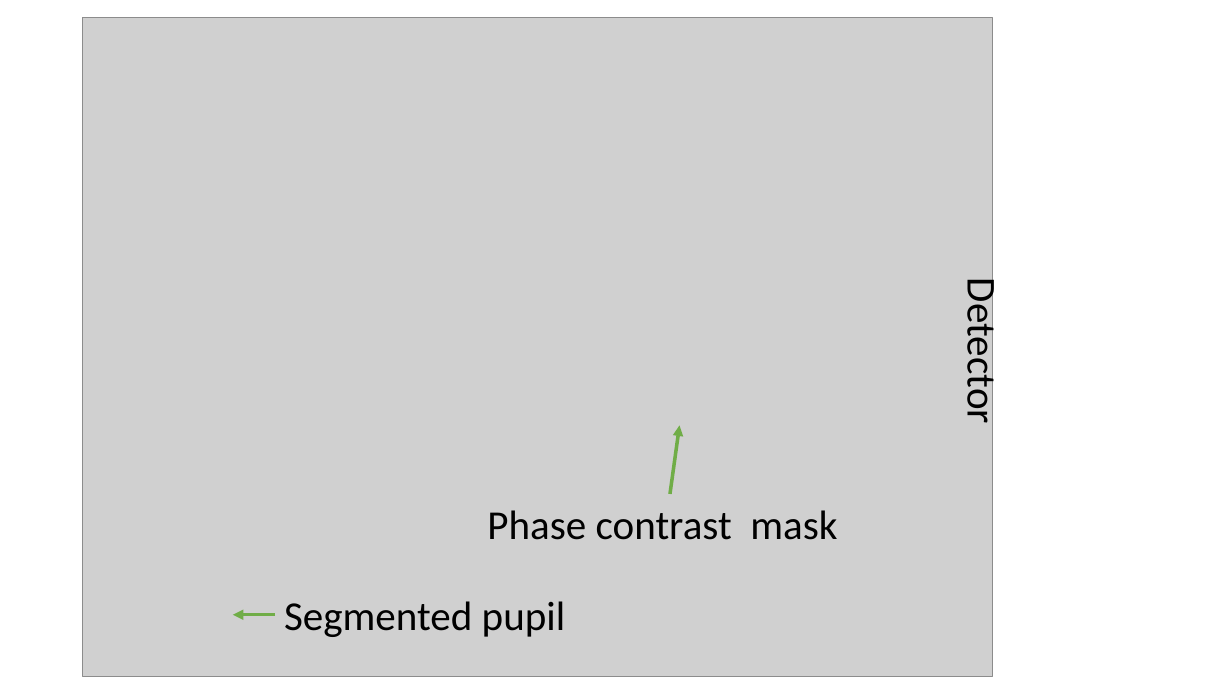
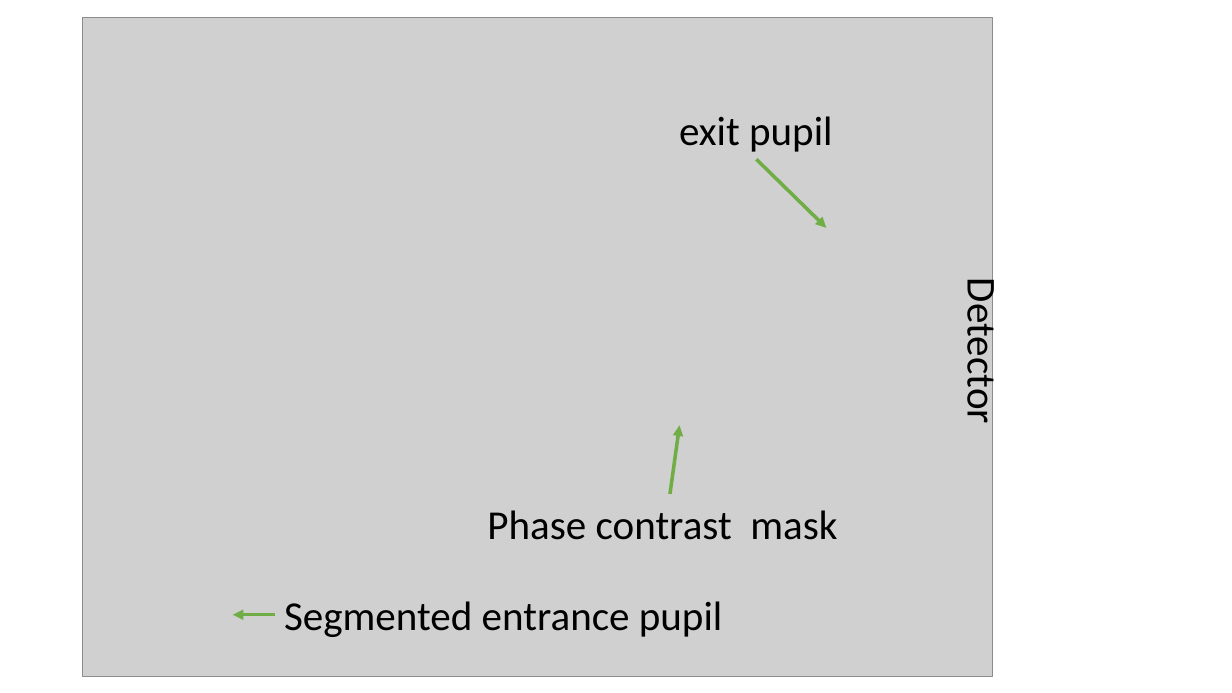
Before and after one commit to Teusia/SPIEArticle, a slide deck: slide 1 of schemaDessin.pptx. Drawn at 1232x693 pixels with LibreOffice and Linux fonts; fonts in the diff are those of the drawing; grey boxes stand for pictures. Boxes give left, top, right and bottom in pixels: in the first picture for what was removed or moved away, otherwise in the second. Text is boxed around its words. In the diff, an @@ line names an element or a change of style, - is before the commit and + after.

```diff
--- a/schemaDessin.pptx
+++ b/schemaDessin.pptx
@@ text added at (x1=679, y1=116, x2=832, y2=152), 32 pt, text #000000 @@
+exit pupil
@@ arrow added from (757, 159) to (826, 228), #70AD47 2.75 pt @@
@@ text at (x1=284, y1=601, x2=722, y2=637): text changed @@
-Segmented pupil
+Segmented entrance pupil
```
Also in this commit, not shown: 1 other slide changed, 10 other files.
